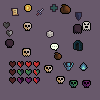
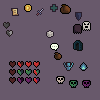
Comparing the layer stacks of the two 100px x 100px images. Changes:
painted on "CursedIcon.png" over [83, 81, 90, 87]
painted on "PoisonedIcon.png" over [70, 81, 77, 87]
painted on "SkullIcon.png" over [57, 77, 64, 83]
removed layer "CardCategoryStatus" from group "Categories" over [44, 65, 53, 73]
removed group "Skull" (2 layers) over [5, 22, 32, 48]
removed layer "SkullEmpty.png" from group "Skull" over [5, 39, 14, 48]
removed layer "SkullFull.png" from group "Skull" over [23, 22, 32, 31]
removed layer "Skull.png" from group "Skulls" over [22, 48, 31, 57]
